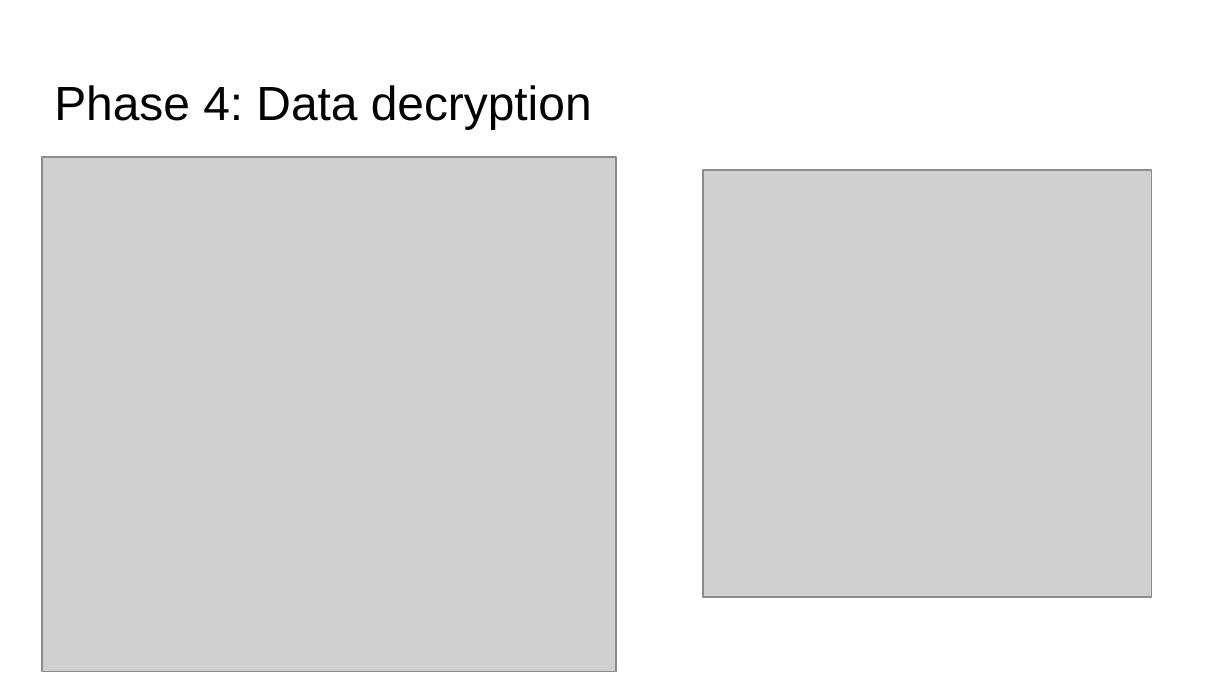
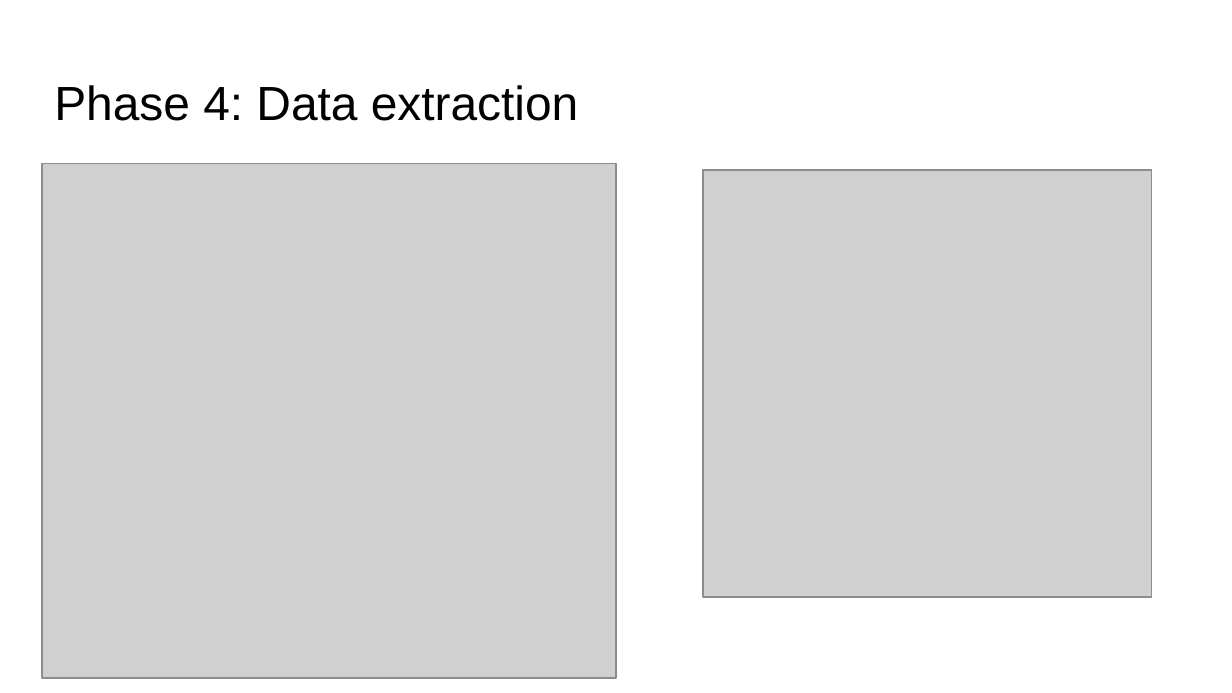
Before and after one commit to cryptohackathon/ace-net, a slide deck: slide 26 of documentation/Presentation.pptx. Drawn at 1232x693 pixels with LibreOffice and Linux fonts; fonts in the diff are those of the drawing; grey boxes stand for pictures. Boxes give left, top, right and bottom in pixels: in the first picture for what was removed or moved away, otherwise in the second. Text is boxed around its words. In the diff, an @@ line names an element or a change of style, - is before the commit and + after.

```diff
--- a/documentation/Presentation.pptx
+++ b/documentation/Presentation.pptx
@@ title at (54, 85, 578, 121): text changed @@
-Phase 4: Data decryption
+Phase 4: Data extraction
@@ picture: place and size @@
-picture at (42, 156, 616, 671)
+picture at (42, 163, 616, 678)
```
Also in this commit, not shown: 3 other slides changed, 1 other file.
